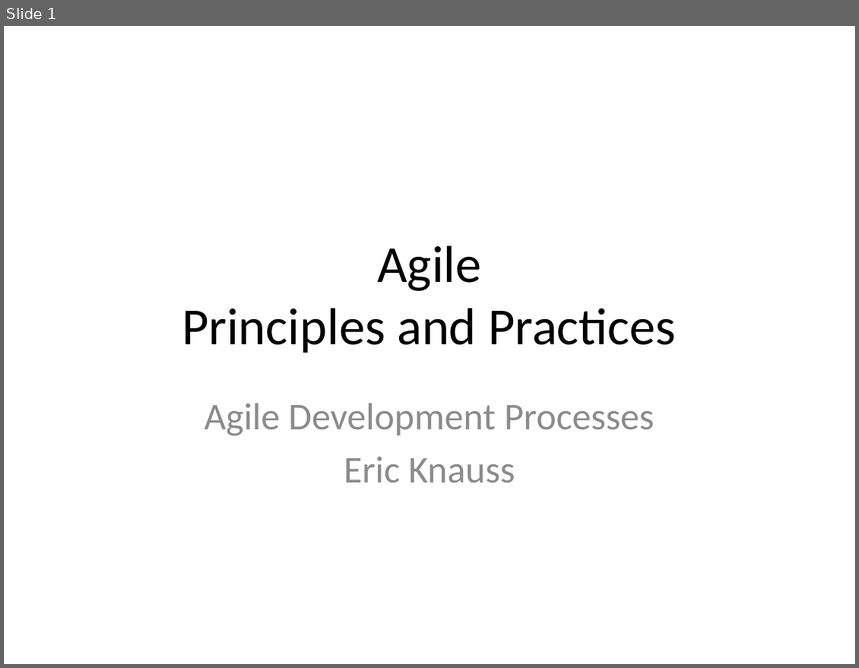
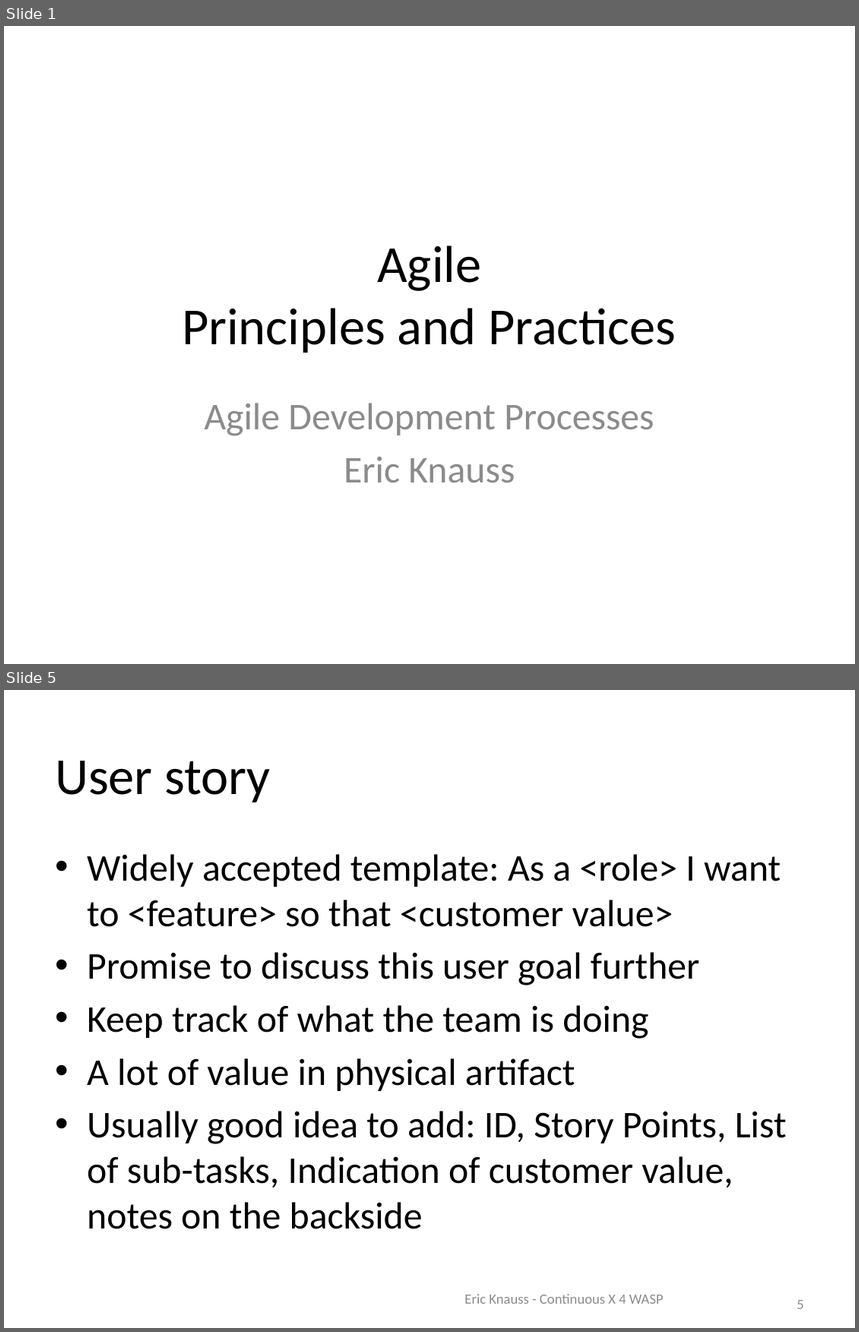
Before and after one commit to oerich/EDA397, a slide deck: Slides/src/2017/agile-dev-processes-4-principles.pptx. Shown one above the other, each under a label of ours: slide 1 before the commit, slides 1 and 5 after it; the slides between them are not shown. The pictures are 859x668 and 859x1332 pixels, drawn with LibreOffice and Linux fonts; fonts in the diff are those of the drawing; background and template pictures are left out. Boxes give left, top, right and bottom in pixels: in the first picture for what was removed or moved away, otherwise in the second. Text is boxed around its words. In the diff, an @@ line names an element or a change of style, - is before the commit and + after.

```diff
--- a/Slides/src/2017/agile-dev-processes-4-principles.pptx
+++ b/Slides/src/2017/agile-dev-processes-4-principles.pptx
@@ slide 5 added at <box>4,690,855,1328</box>, background #FFFFFF @@
@@ title added at <box>55,761,270,802</box>, 44 pt, text #000000 @@
+User story
@@ text added at <box>87,854,787,1230</box>, 32 pt, text #000000 @@
+• Widely accepted template: As a <role> I want to <feature> so that <customer value>
+• Promise to discuss this user goal further
+• Keep track of what the team is doing
+• A lot of value in physical artifact
+• Usually good idea to add: ID, Story Points, List of sub-tasks, Indication of customer value, notes on the backside
@@ text added at <box>465,1294,664,1304</box>, 12 pt, text #8C8C8C @@
+Eric Knauss - Continuous X 4 WASP
@@ page number added at <box>797,1300,804,1309</box>, 12 pt, text #8C8C8C @@
+5
```
Also in this commit, not shown: 17 slides changed, 3 other slides added, 1 slide removed.
